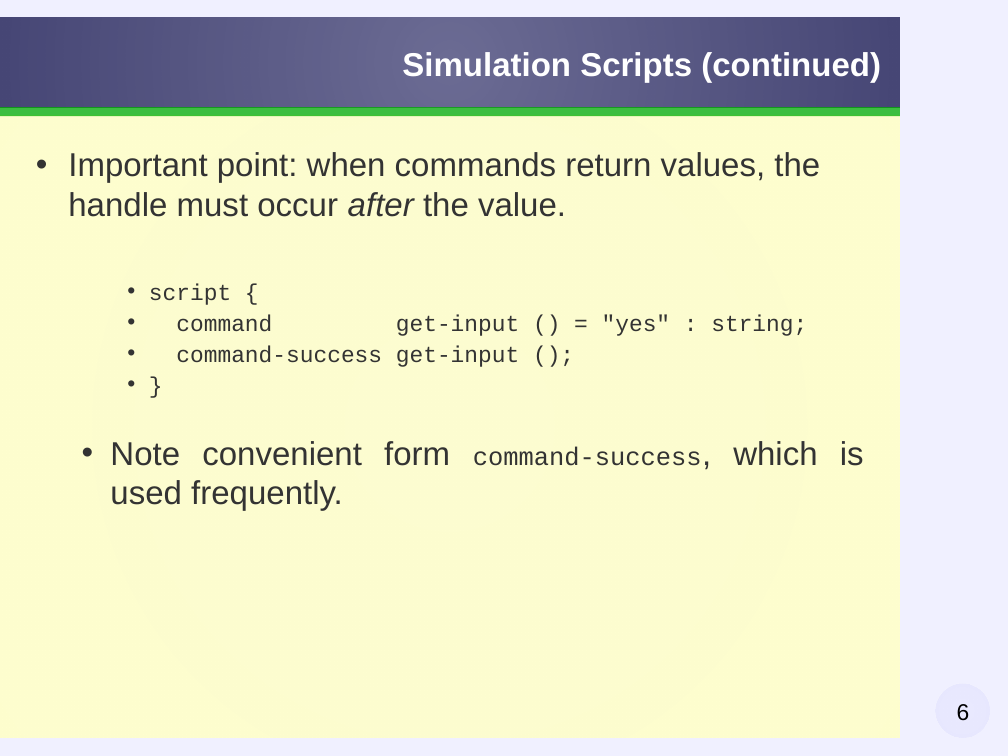
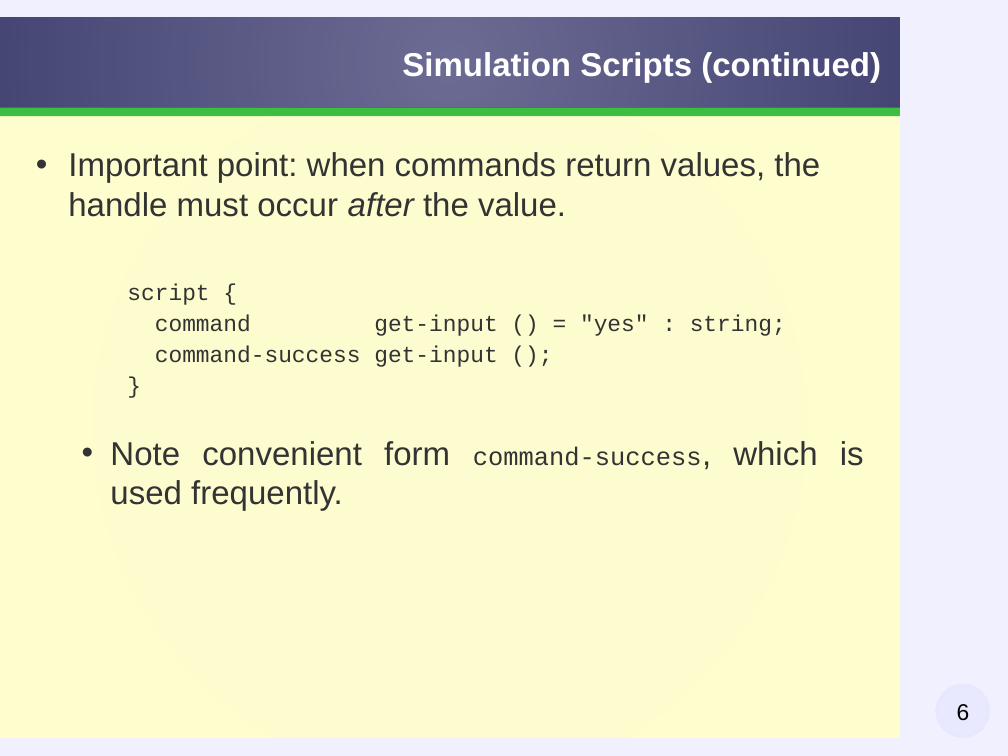
Before and after one commit to taless474/plexil, a slide deck: slide 6 of workshop/slides/plexil-workshop-exercise1.odp. Drawn at 1008x756 pixels with LibreOffice and Linux fonts; fonts in the diff are those of the drawing; background and template pictures are left out. Boxes give left, top, right and bottom in pixels: in the first picture for what was removed or moved away, otherwise in the second. Text is boxed around its words. In the diff, an @@ line names an element or a change of style, - is before the commit and + after.

```diff
--- a/workshop/slides/plexil-workshop-exercise1.odp
+++ b/workshop/slides/plexil-workshop-exercise1.odp
@@ text at (x1=127, y1=283, x2=786, y2=367): bullet • to none; list level 3 to 1 in "script {"; list level 3 to 1 in "command get-input () = "yes" ..."; list level 3 to 1 in "command-success get-input ();"; list level 3 to 1 in "}" @@
```
Also in this commit, not shown: 6 other slides changed, 1 other file.
